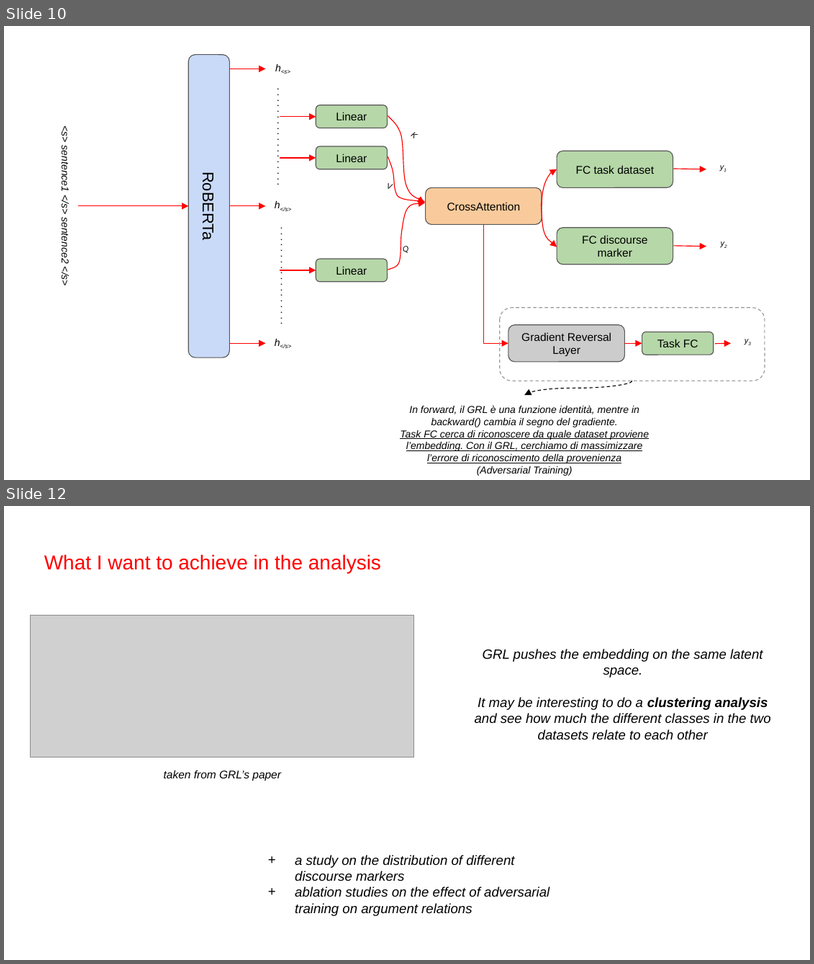
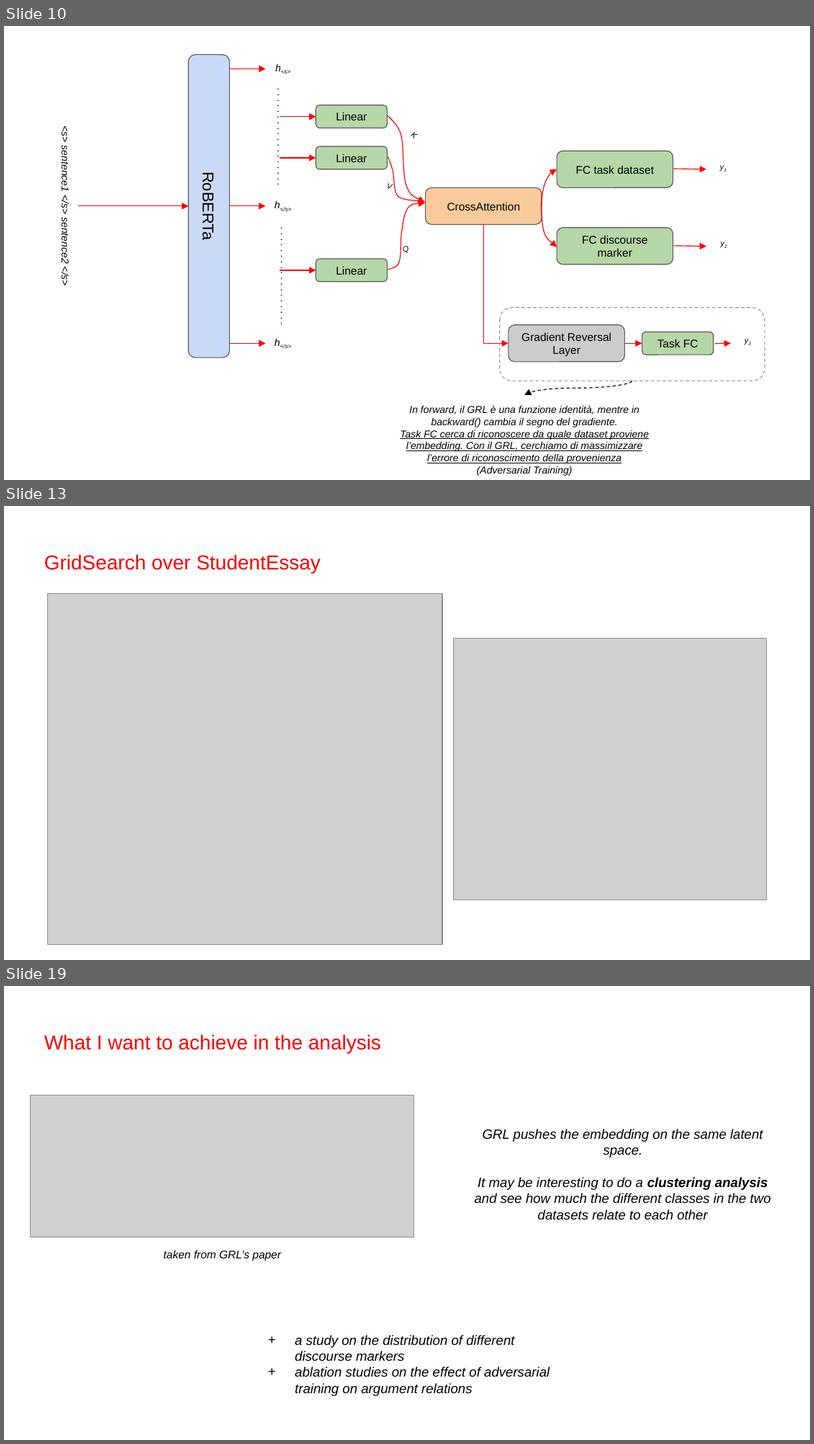
Before and after one commit to lucacontalbo/ArgumentRelation, a slide deck: Argument relation.pptx. Shown one above the other, each under a label of ours: slides 10 and 12 before the commit, slides 10, 13 and 19 after it; the slides between them are not shown. The pictures are 814x964 and 814x1444 pixels, drawn with LibreOffice and Linux fonts; fonts in the diff are those of the drawing; grey boxes stand for pictures. Boxes give left, top, right and bottom in pixels: in the first picture for what was removed or moved away, otherwise in the second. Text is boxed around its words. In the diff, an @@ line names an element or a change of style, - is before the commit and + after.

```diff
--- a/Argument relation.pptx
+++ b/Argument relation.pptx
@@ slide 13 added at [4, 506, 810, 960], background #FFFFFF @@
@@ text added at [44, 554, 321, 573], 18 pt, text #FF0000 @@
+GridSearch over StudentEssay
@@ picture added at [47, 594, 442, 944] @@
@@ picture added at [453, 638, 766, 900] @@
@@ what was slide 12 is now slide 19 @@
```
Also in this commit, not shown: 1 slide changed, 13 other slides added.
